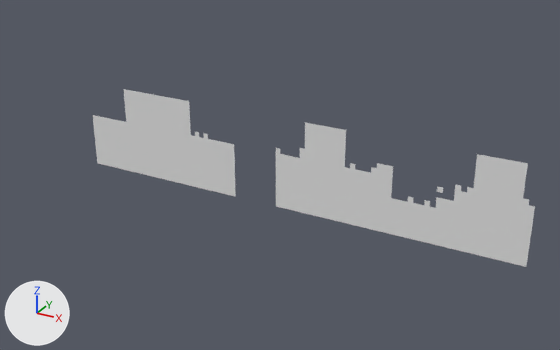
The OBJ model Assets/Tiled2Unity/Meshes/TutorialStage_00.obj as it was, and as the next commit left it.
One viewpoint serves both versions: a camera (50 mm lens) standing at (18.0, -116.5, 35.0) and looking at (-47.4, 2.4, -24.5). The axes (+X, +Y, +Z) are drawn at lower left. The lights are the same throughout. Where no turn or scale is listed for an object, it has been applied to the vertices.

In view in the first picture: 'TutorialStage_00'.
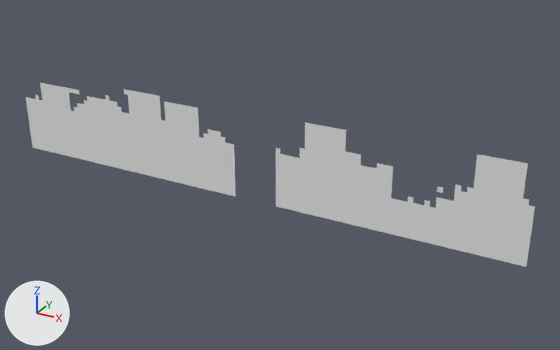
What differs and where, as boxes [x1, y1, x2, y2] in the pictures (560 x 350 px):
'TutorialStage_00', reshaped (15% wider): before [93, 89, 535, 267]; after [26, 83, 535, 267]
part 1 of me_tutorialstage_00, built on: before [124, 94, 189, 113]; after [26, 83, 225, 163]
part 2 of me_tutorialstage_00, added: after [345, 151, 371, 173]

Diff of the bpy script that builds the scene:
```diff
--- a/Assets/Tiled2Unity/Meshes/TutorialStage_00.obj.py
+++ b/Assets/Tiled2Unity/Meshes/TutorialStage_00.obj.py
@@ me_tutorialstage_00 @@
 # used by ob_tutorialstage_00; location = (0.0, 0.0, 0.0)
-me_tutorialstage_00.from_pydata(...)  # 1250 vertices, 1107 faces; spans x -91.0..0.0, y 0.0, z -30.0..-12.0
+me_tutorialstage_00.from_pydata(...)  # 1601 vertices, 1424 faces; spans x -110.0..0.0, y 0.0, z -30.0..-12.0
+# me_tutorialstage_00 part 1: 10 vertices removed from x -82.0..-66.0, y 0.0, z -16.0..-12.0; 353 vertices added at x -110.0..-58.0, y 0.0, z -30.0..-13.0
+# me_tutorialstage_00 part 2: 8 vertices added at x -32.0..-29.0, y 0.0, z -18.0..-16.0
```
